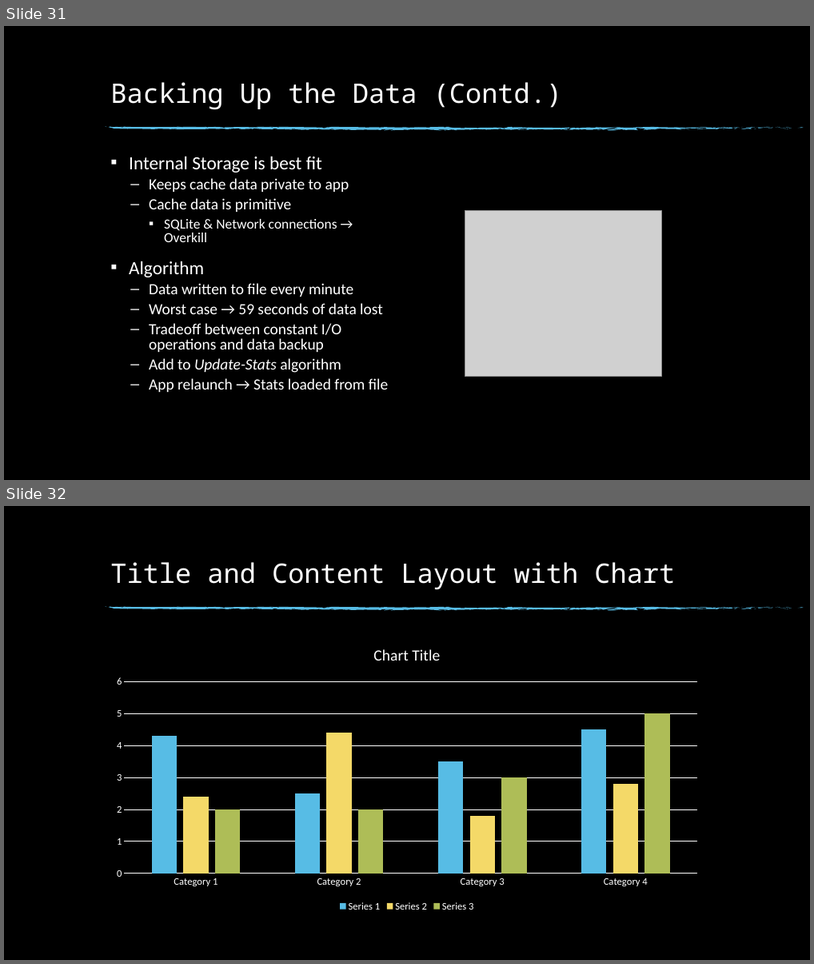
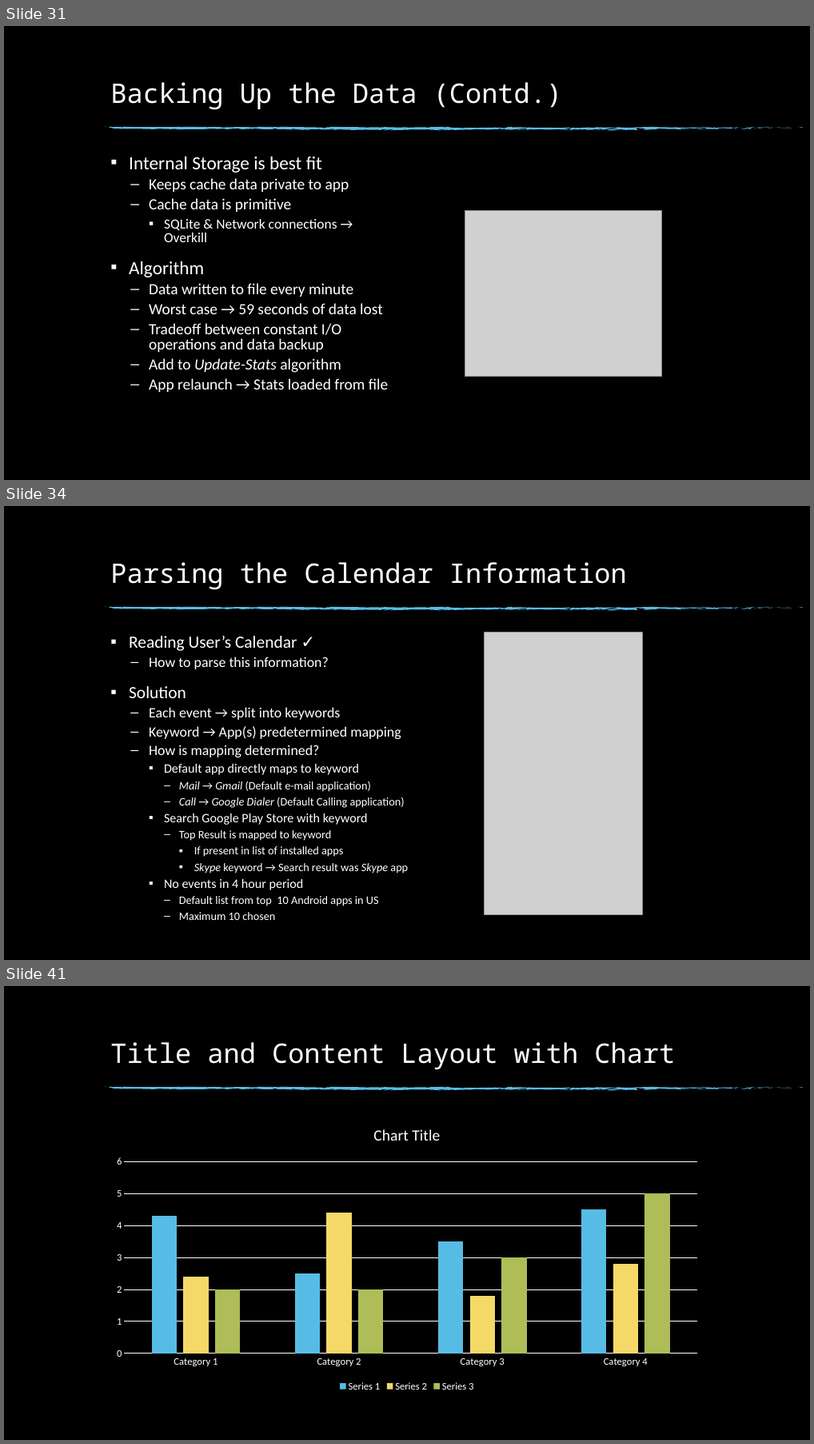
Before and after one commit to Buzz-Lightyear/ThesisDocuments, a slide deck: Thesis Presentation.pptx. Shown one above the other, each under a label of ours: slides 31 and 32 before the commit, slides 31, 34 and 41 after it; the slides between them are not shown. The pictures are 814x964 and 814x1444 pixels, drawn with LibreOffice and Linux fonts; fonts in the diff are those of the drawing; grey boxes stand for pictures; background and template pictures are left out. Boxes give left, top, right and bottom in pixels: in the first picture for what was removed or moved away, otherwise in the second. Text is boxed around its words. In the diff, an @@ line names an element or a change of style, - is before the commit and + after.

```diff
--- a/Thesis Presentation.pptx
+++ b/Thesis Presentation.pptx
@@ slide 34 added at bbox=[4, 506, 810, 960], background picture (left out); not listed: 74 template elements that a slide beside it also shows @@
@@ title added at bbox=[110, 562, 627, 590], 32 pt, text #FFFFFF @@
+Parsing the Calendar Information
@@ text added at bbox=[129, 636, 408, 920], 13.6 pt, text #FFFFFF @@
+▪ Reading User’s Calendar ✓
+  – How to parse this information?
+▪ Solution
+  – Each event → split into keywords
+  – Keyword → App(s) predetermined mapping
+  – How is mapping determined?
+    ▪ Default app directly maps to keyword
+      – Mail → Gmail (Default e-mail application)
+      – Call → Google Dialer (Default Calling application)
+    ▪ Search Google Play Store with keyword
+      – Top Result is mapped to keyword
+        ▪ If present in list of installed apps
+        ▪ Skype keyword → Search result was Skype app
+    ▪ No events in 4 hour period
+      – Default list from top 10 Android apps in US
+      – Maximum 10 chosen
@@ picture added at bbox=[484, 632, 643, 914] @@
@@ what was slide 32 is now slide 41 @@
```
Also in this commit, not shown: 8 other slides added, 2 other files.
